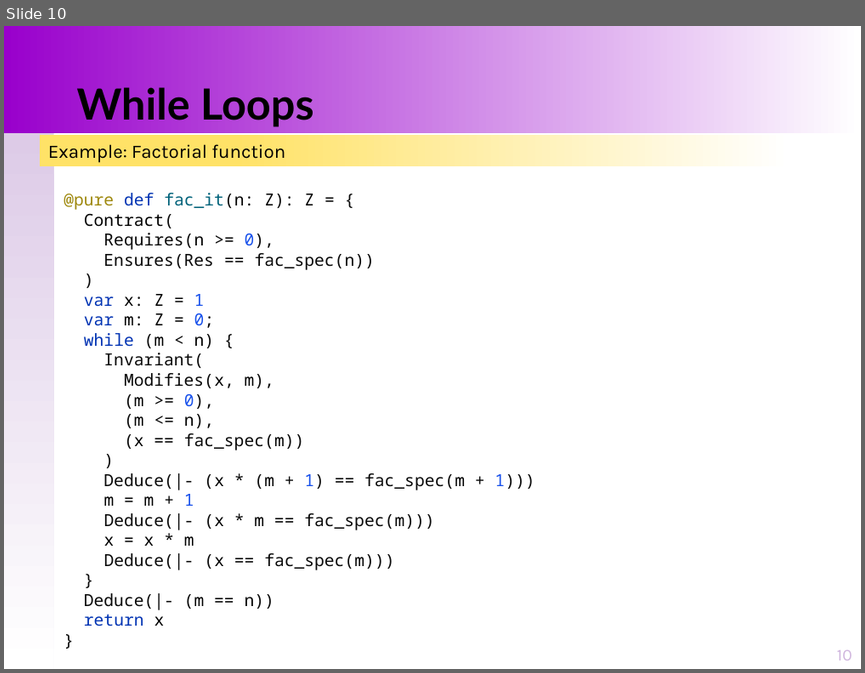
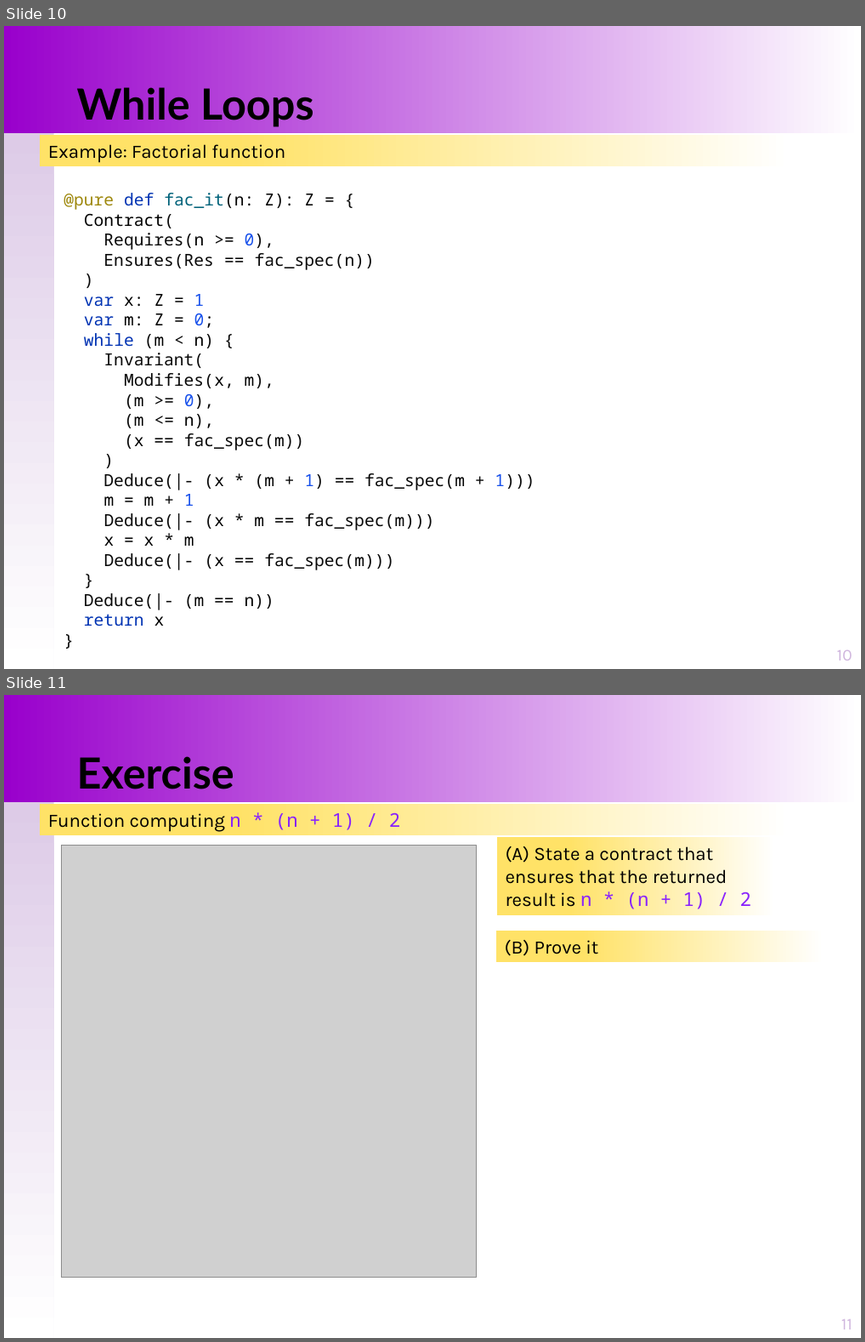
Before and after one commit to santoslab/stress24, a slide deck: slides/M-02-01-Loops-Invariants.pptx. Shown one above the other, each under a label of ours: slide 10 before the commit, slides 10 and 11 after it. The pictures are 865x673 and 865x1342 pixels, drawn with LibreOffice and Linux fonts; fonts in the diff are those of the drawing; grey boxes stand for pictures. Boxes give left, top, right and bottom in pixels: in the first picture for what was removed or moved away, otherwise in the second. Text is boxed around its words. In the diff, an @@ line names an element or a change of style, - is before the commit and + after.

```diff
--- a/slides/M-02-01-Loops-Invariants.pptx
+++ b/slides/M-02-01-Loops-Invariants.pptx
@@ slide 11 added at (4, 695, 861, 1338), background #FFFFFF; not listed: 2 template elements that a slide beside it also shows @@
@@ title added at (77, 756, 234, 789), 36 pt, text #000000, bold @@
+Exercise
@@ rectangle added at (40, 804, 791, 835), fill gradient #FFFFFF to #FFE267, 16 pt, text #000000 @@
+Function computing n * (n + 1) / 2
@@ picture added at (62, 845, 477, 1276) @@
@@ rectangle added at (497, 837, 775, 915), fill gradient #FFFFFF to #FFE267, 16 pt, text #000000 @@
+(A) State a contract that ensures that the returned result is n * (n + 1) / 2
@@ rectangle added at (496, 930, 824, 962), fill gradient #FFFFFF to #FFE267, 16 pt, text #000000 @@
+(B) Prove it
@@ page number added at (841, 1319, 852, 1329), 14 pt, text #D0B6DE @@
+11
```
Also in this commit, not shown: 6 other files.
